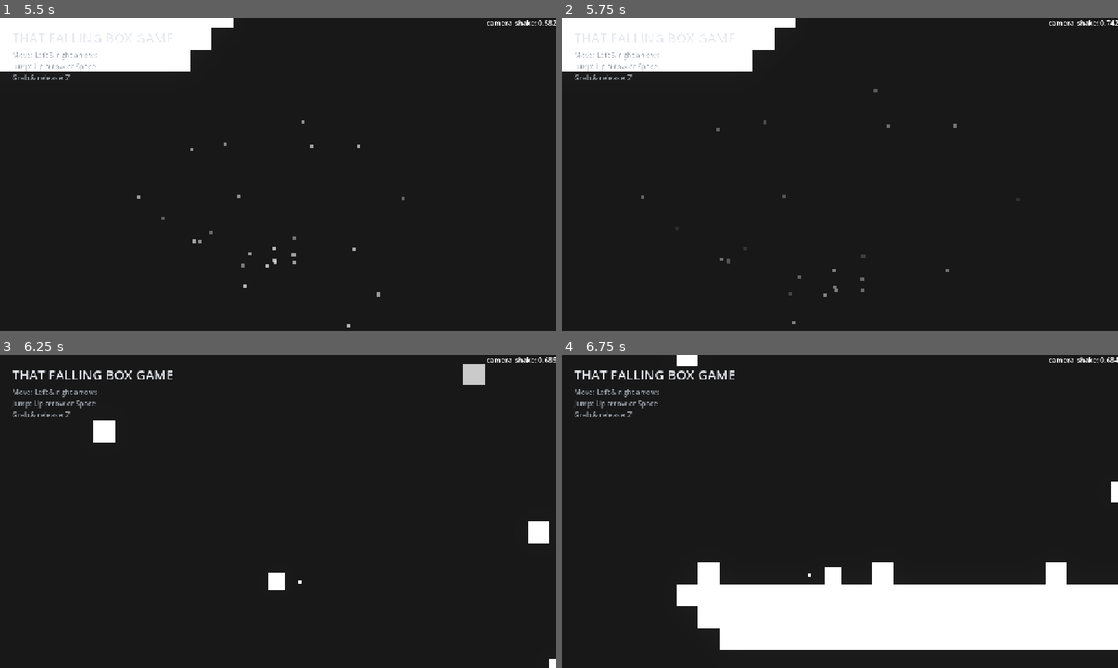
Above: before the commit, frames 1-4 (two rows, left to right).
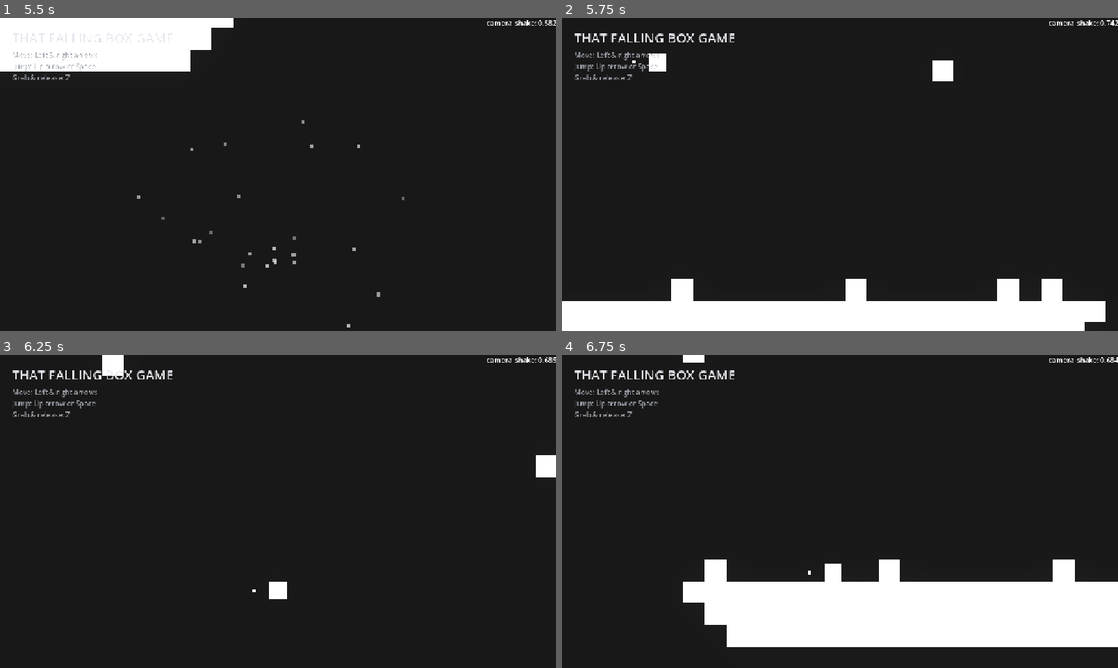
Above: after the commit, the same moments.

Repository: itsMapleLeaf/falling-box
Game: Godot game, scene res://src/main.tscn
Two runs of this game, one before a commit and one after it. Both use one fixed random seed, a clock stepped at 60 frames per second and the inputs below.
Inputs (mouse positions are in pixels of both pictures, inside the frame that each line leads up to):
- Up to frame 1 (5.5 s): click (222, 174) at 0.52 s; type "12" at 0.6 s; click (250, 190) at 0.75 s; type "12" at 0.83 s; click (316, 190) at 0.98 s; type "12" at 1.07 s; click "Play Local" at 1.25 s; tap Enter at 2 s; move the mouse to (400, 158) at 2.02 s; hold Right (move_right) 2.03-2.75 s; tap I at 2.1, 5.1 s; click (400, 158) at 2.17 s; tap Up (jump) at 2.27, 5.27 s; drag from (166, 190) to (294, 233) at 2.77 s; move the mouse to (333, 105) at 3.52 s; hold Right (move_right) 3.53-4.25 s; tap Alt at 3.6 s; drag from (250, 237) to (111, 127) at 4.27 s; move the mouse to (444, 221) at 5.02 s; hold Left (move_left) from 5.03 s (still down)
- Up to frame 2 (5.75 s): keep holding Left (move_left)
- Up to frame 3 (6.25 s): release Left (move_left) at 5.75 s; drag from (111, 464) to (194, 433) at 5.77 s
- Up to frame 4 (6.75 s): move the mouse to (867, 511) at 6.52 s; hold Left (move_left) from 6.53 s (still down); tap Alt at 6.6 s; click (867, 511) at 6.67 s

Frame 1 is identical in both runs. In frame 2, 17% of the frame differs, in the area x 0-98%, y 0-100%; in frame 3, 1.6%; in frame 4, 2.3%.

Commit message:
set respawn timer to physics process mode
fixes a death on respawn bug

Diff:
--- a/src/falling_box_test.gd
+++ b/src/falling_box_test.gd
@@ -142,6 +142,8 @@
 	)
 	assert_true(did_respawn, "A squished player should respawn after the delay")
 	assert_eq(player.velocity, Vector2.ZERO, "Respawning should clear the player's velocity")
+	await wait_physics_frames(10)
+	assert_false(player.is_dead, "Should remain alive after respawning")
 
 
 func test_falling_box_does_not_squish_airborne_player() -> void:
--- a/src/player.tscn
+++ b/src/player.tscn
@@ -79,6 +79,8 @@
 
 [node name="RespawnTimer" type="Timer" parent="." unique_id=84011130]
 unique_name_in_owner = true
+process_callback = 0
+wait_time = 0.8
 one_shot = true
 
 [node name="MultiplayerSynchronizer" type="MultiplayerSynchronizer" parent="." unique_id=2084790207]
